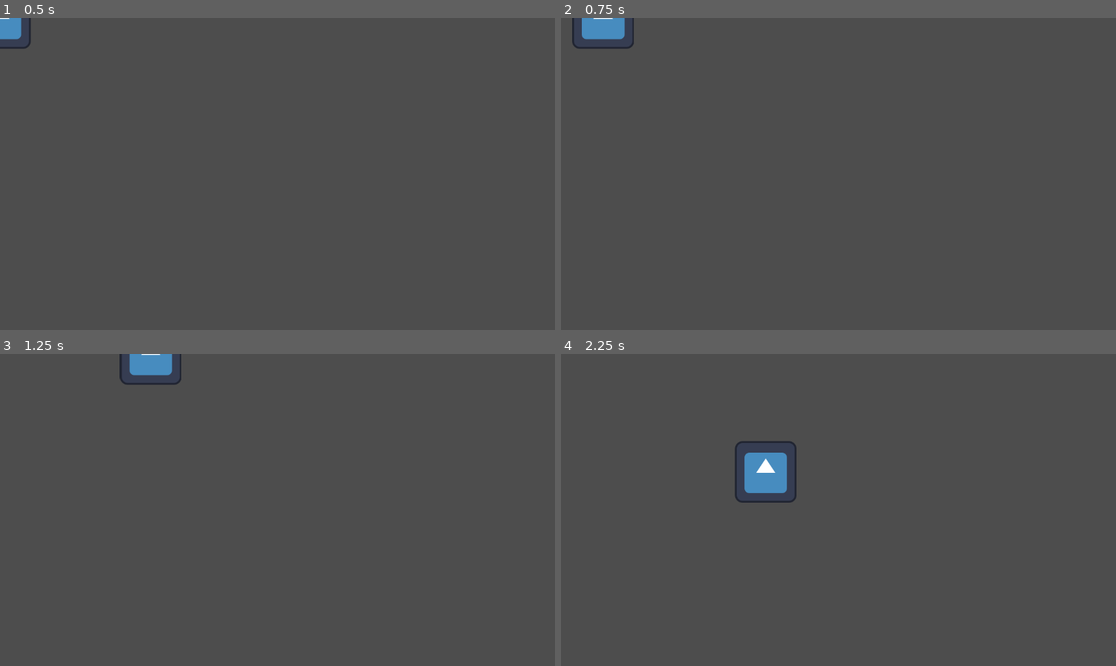
Above: before the commit, frames 1-4 (two rows, left to right).
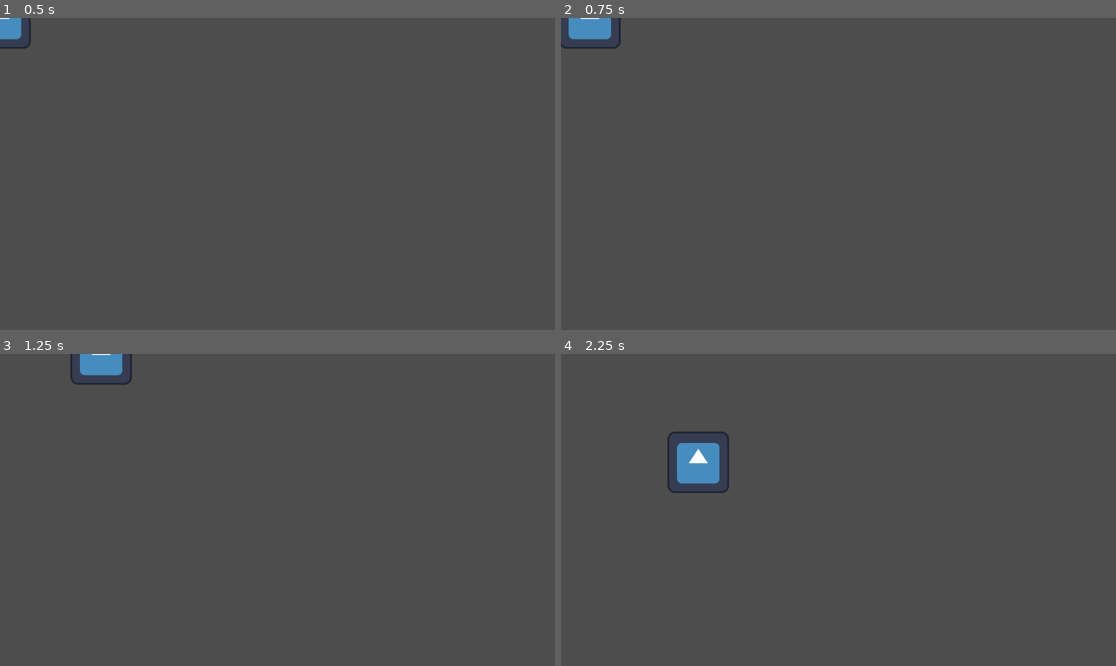
Above: after the commit, the same moments.

Repository: Chujo58/GameJam2025
Game: Godot game, scene res://test_character.tscn
The game is run twice, just before and just after one commit, with the same random seed, the same clock (stepped at 60 frames per second) and the same inputs. The engine's default icon, where the game draws it, is replaced by a stand-in: a white triangle on a blue panel in a dark square.
Inputs:
- Up to frame 1 (0.5 s): no input
- Up to frame 2 (0.75 s): tap Enter at 0.5 s; hold Right (Right) from 0.53 s (still down); hold R (Run) from 0.53 s (still down)
- Up to frame 3 (1.25 s): keep holding Right (Right); keep holding R (Run)
- Up to frame 4 (2.25 s): release Right (Right) at 1.28 s; release R (Run) at 1.28 s; hold Down (Down) 1.28-2.03 s; tap R (Run) at 1.35 s; hold Right (Right) from 2.03 s (still down); hold R (Run) from 2.03 s (still down)

Frame 1 is identical in both runs. In frame 2, 0.4% of the frame differs, in the area x 0-14%, y 0-10%; in frame 3, 1.3%; in frame 4, 2.6%, in the area x 19-43%, y 24-48%.

Commit message:
changes to dash only no more run

Diff:
--- a/test_character.gd
+++ b/test_character.gd
@@ -1,35 +1,40 @@
 extends CharacterBody2D
 
+# Running/moving constants
 const DEFAULT_SPEED = 300.0
 const RUN_SPEED = 450.0
-const DASH_SPEED = 1800.0
+const DASH_SPEED = 10000.0
 @onready var SPEED = DEFAULT_SPEED
 
+# Dash with double tapping the 'R' key
 const DOUBLETAP_DELAY = .25
+const DASH_CD = 5
 const DASH_DELAY = 1
-var doubletap_time = DOUBLETAP_DELAY
-var dash_time = DASH_DELAY
-var last_keycode = 0
+@onready var doubletap_time = DOUBLETAP_DELAY
+@onready var dash_time = DASH_DELAY
+@onready var dash_timer_cd = Timer.new()
+@onready var last_keycode = 0
 
 func get_input():
 	var input_direction = Input.get_vector("Left","Right","Up","Down")
 	velocity = input_direction*SPEED
 
 func _input(event):
-	if event is InputEventKey and event.is_pressed():
-		if last_keycode == event.keycode and doubletap_time > 0 and dash_time > 0:
+	if event is InputEventKey:
+		if last_keycode == event.keycode and doubletap_time > 0 and dash_time > 0 and dash_timer_cd.time_left <= 0:
 			if String.chr(last_keycode) == 'R':
 				SPEED = DASH_SPEED
 			last_keycode = 0
 		else:
 			last_keycode = event.keycode
 			if dash_time < 0:
-				SPEED = RUN_SPEED
+				SPEED = DEFAULT_SPEED
 
 		doubletap_time = DOUBLETAP_DELAY
+		dash_timer_cd.start(DASH_CD)
 
-	if event.is_action_released("Run"):
-		SPEED = DEFAULT_SPEED
+	#if event.is_action_released("Run"):
+		#SPEED = DEFAULT_SPEED
 
 
 
@@ -39,6 +44,3 @@
 
 	doubletap_time -= delta
 	dash_time -= delta
-
-	if Input.is_action_pressed("Run"):
-		SPEED = RUN_SPEED
--- a/test_character.tscn
+++ b/test_character.tscn
@@ -15,3 +15,6 @@
 
 [node name="Sprite2D" type="Sprite2D" parent="."]
 texture = ExtResource("1_7ao7v")
+
+[node name="Timer" type="Timer" parent="."]
+wait_time = 5.0
